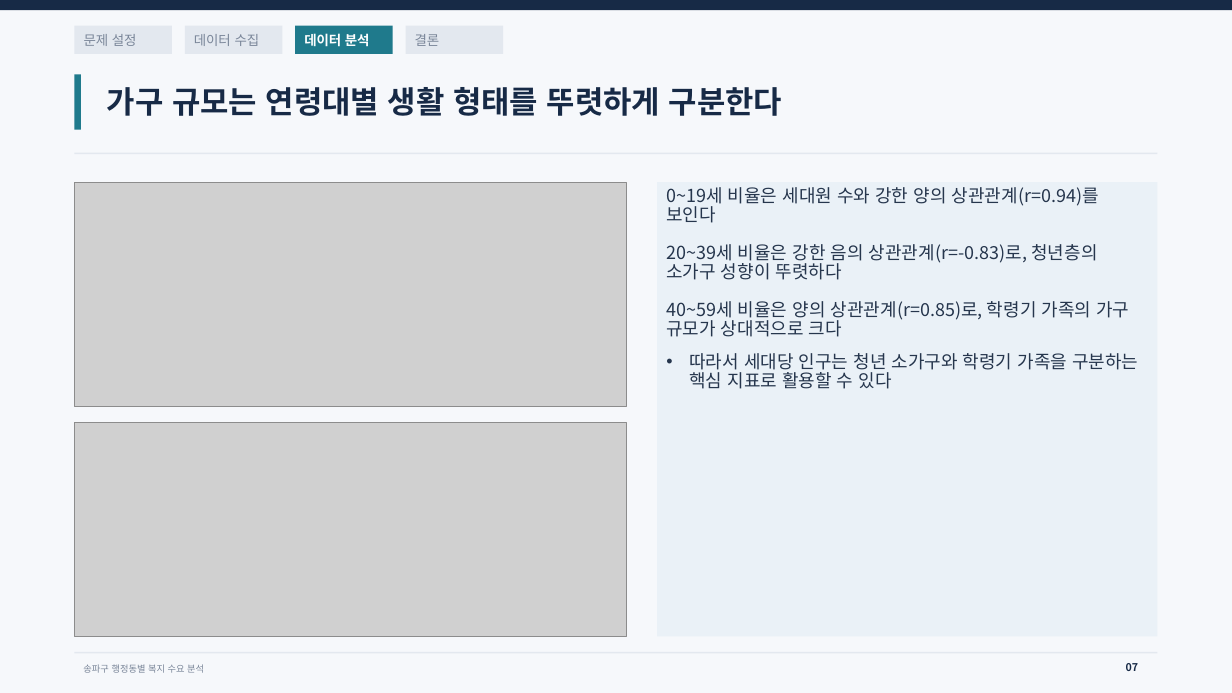
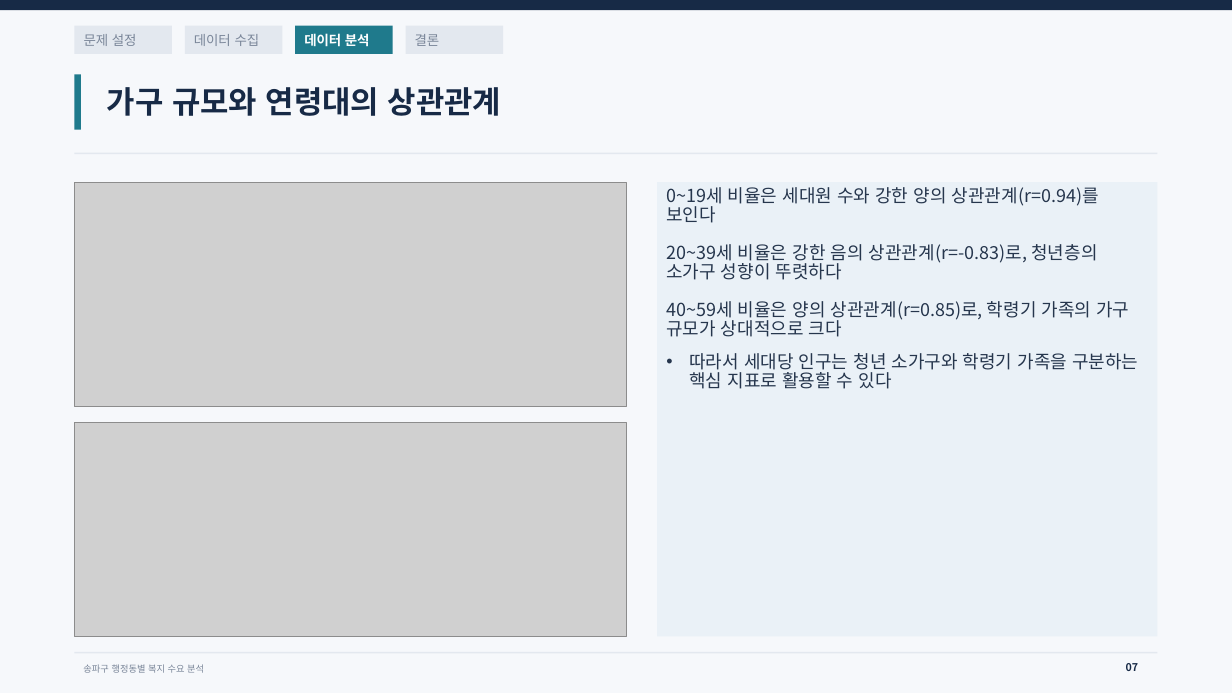
Before and after one commit to jannie601H/data_analisys_ex, a slide deck: slide 7 of Docs/송파구 행정동별 복지 개선방안.pptx. Drawn at 1232x693 pixels with LibreOffice and Linux fonts; fonts in the diff are those of the drawing; grey boxes stand for pictures. Boxes give left, top, right and bottom in pixels: in the first picture for what was removed or moved away, otherwise in the second. Text is boxed around its words. In the diff, an @@ line names an element or a change of style, - is before the commit and + after.

```diff
--- a/Docs/송파구 행정동별 복지 개선방안.pptx
+++ b/Docs/송파구 행정동별 복지 개선방안.pptx
@@ title at bbox=[107, 87, 501, 116]: text changed @@
-가구 규모는 연령대별 생활 형태를 뚜렷하게 구분한다
+가구 규모와 연령대의 상관관계
```
Also in this commit, not shown: 6 other slides changed.
